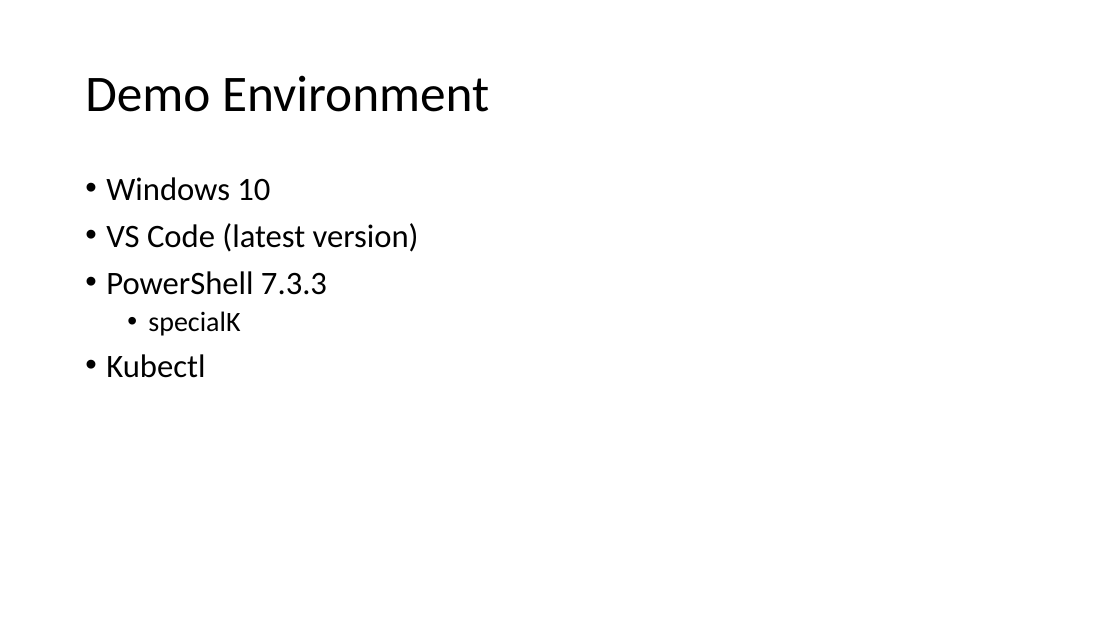
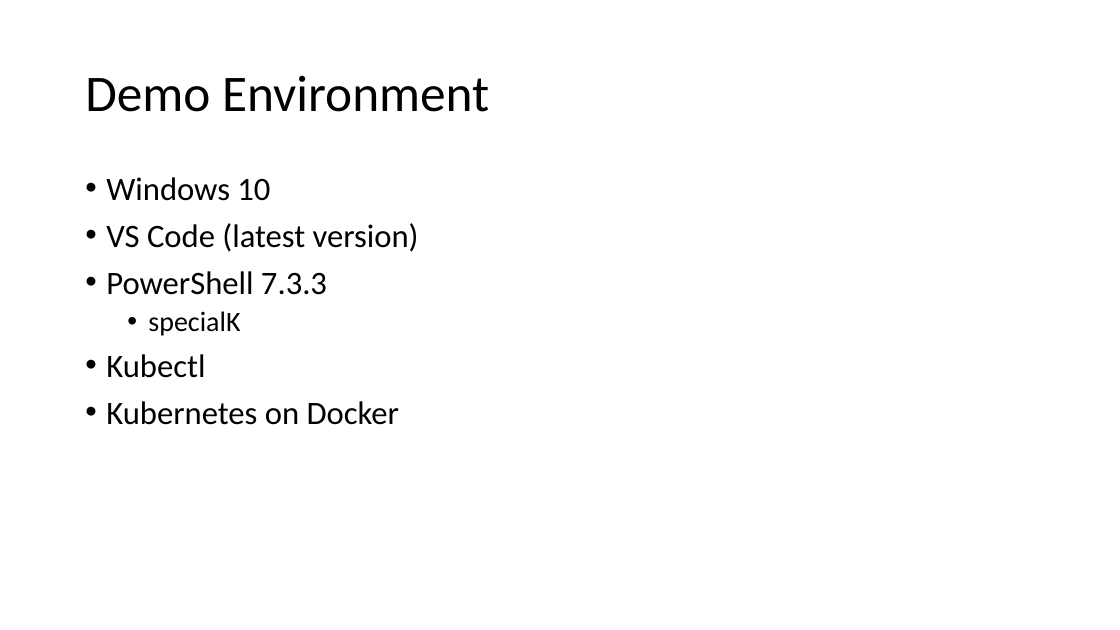
Before and after one commit to ThePoShWolf/Sessions, a slide deck: slide 17 of 2023-04-27 - Making Kubectl PowerShell friendly/PowerShell Summit 2023 - Making Kubectl PowerShell friendly.pptx (slide 10 before the commit). Drawn at 1120x630 pixels with LibreOffice and Linux fonts; fonts in the diff are those of the drawing; background and template pictures are left out. Boxes give left, top, right and bottom in pixels: in the first picture for what was removed or moved away, otherwise in the second. Text is boxed around its words. In the diff, an @@ line names an element or a change of style, - is before the commit and + after.

```diff
--- a/2023-04-27 - Making Kubectl PowerShell friendly/PowerShell Summit 2023 - Making Kubectl PowerShell friendly.pptx
+++ b/2023-04-27 - Making Kubectl PowerShell friendly/PowerShell Summit 2023 - Making Kubectl PowerShell friendly.pptx
@@ text at bbox=[106, 401, 399, 425]: paragraph added @@
+• Kubernetes on Docker
```
Also in this commit, not shown: 3 other slides changed, 9 slides added.
